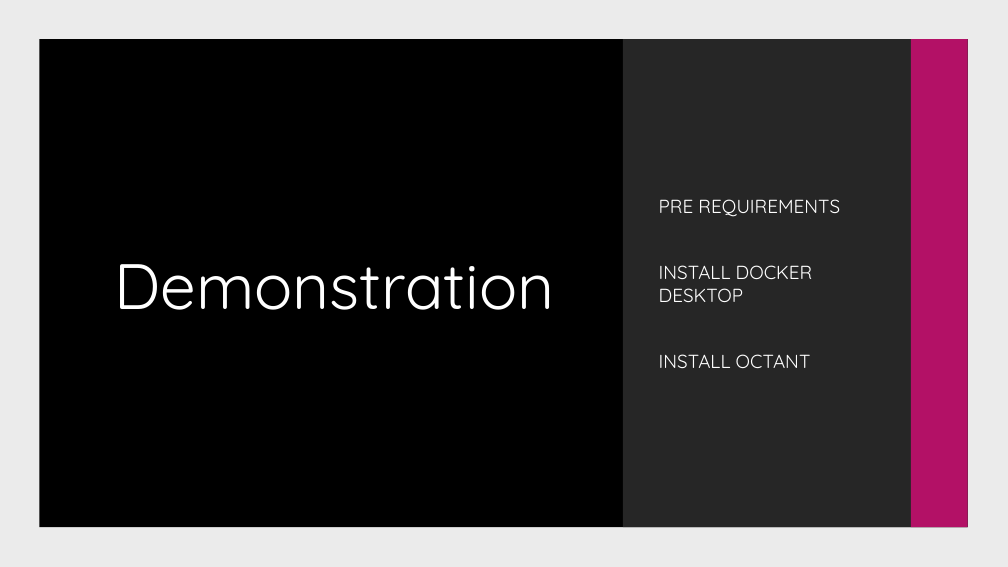
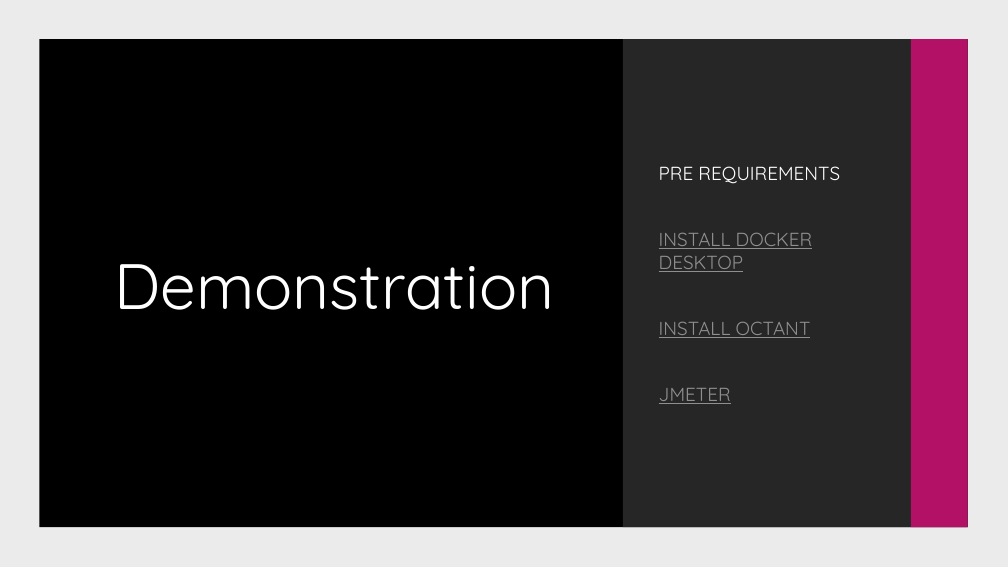
Before and after one commit to chulijimmi/hpa-example, a slide deck: slide 15 of content/Horizontal Pod Scalling.pptx. Drawn at 1008x567 pixels with LibreOffice and Linux fonts; fonts in the diff are those of the drawing; background and template pictures are left out. Boxes give left, top, right and bottom in pixels: in the first picture for what was removed or moved away, otherwise in the second. Text is boxed around its words. In the diff, an @@ line names an element or a change of style, - is before the commit and + after.

Commit message:
Add link pre requirement demo

```diff
--- a/content/Horizontal Pod Scalling.pptx
+++ b/content/Horizontal Pod Scalling.pptx
@@ text at (x1=659, y1=233, x2=813, y2=338): text colour #FFFFFF to #8F8F8F, underline on in "INSTALL DOCKER DESKTOP", "INSTALL OCTANT" @@
@@ text at (x1=659, y1=388, x2=731, y2=404): paragraph added @@
+JMETER
```
